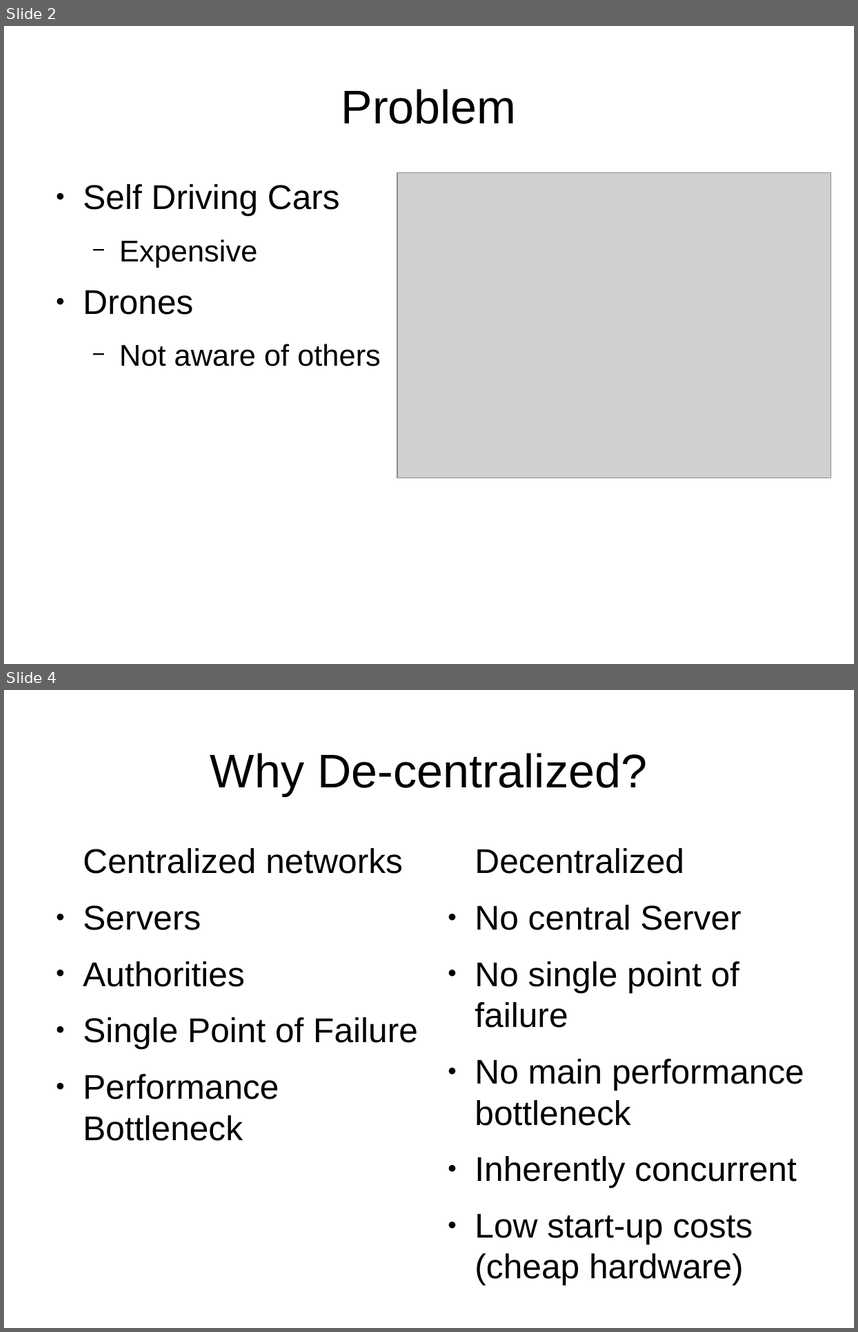
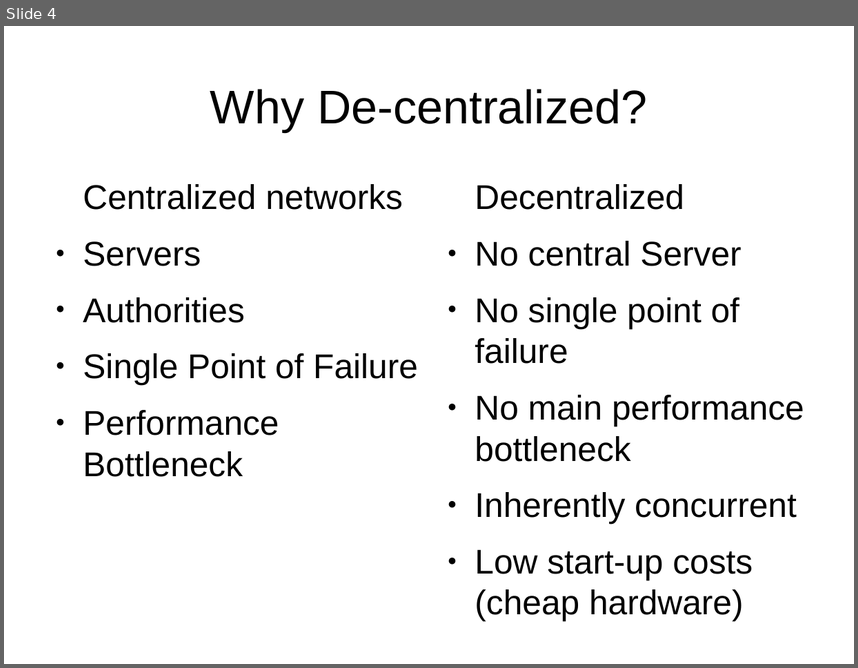
Before and after one commit to andrewazores/Capstone, a slide deck: documentation/problem_statement_presentation.odp. Shown one above the other, each under a label of ours: slides 2 and 4 before the commit, slide 4 after it; the slides between them are not shown. The pictures are 858x1332 and 858x668 pixels, drawn with LibreOffice and Linux fonts; fonts in the diff are those of the drawing; grey boxes stand for pictures. Boxes give left, top, right and bottom in pixels: in the first picture for what was removed or moved away, otherwise in the second. Text is boxed around its words. In the diff, an @@ line names an element or a change of style, - is before the commit and + after.

Commit message:
Edit Problem Statement
changed presentation to focus more on the algorithm instead of the application
added skynet picture
added further explanation of what we are actually doing

```diff
--- a/documentation/problem_statement_presentation.odp
+++ b/documentation/problem_statement_presentation.odp
@@ slide 2 removed at bbox=[4, 26, 854, 664], background #FFFFFF @@
@@ title removed at bbox=[341, 89, 517, 124] @@
-Problem
@@ text removed at bbox=[83, 184, 381, 366] @@
-● Self Driving Cars
-  − Expensive
-● Drones
-  − Not aware of others
@@ picture removed at bbox=[397, 172, 831, 478] @@
```
Also in this commit, not shown: 4 slides changed, 4 slides added, 2 other slides removed.
